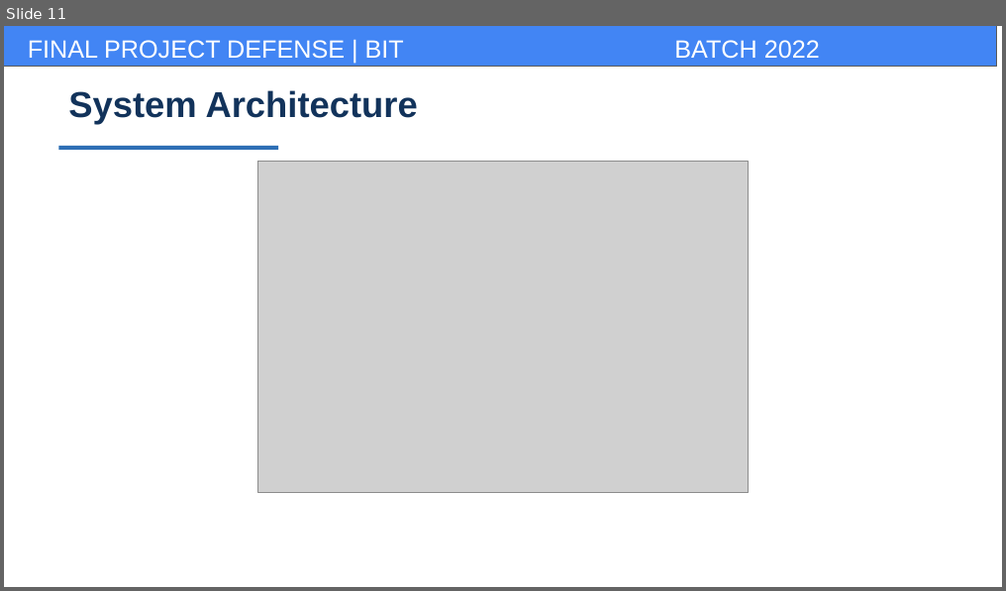
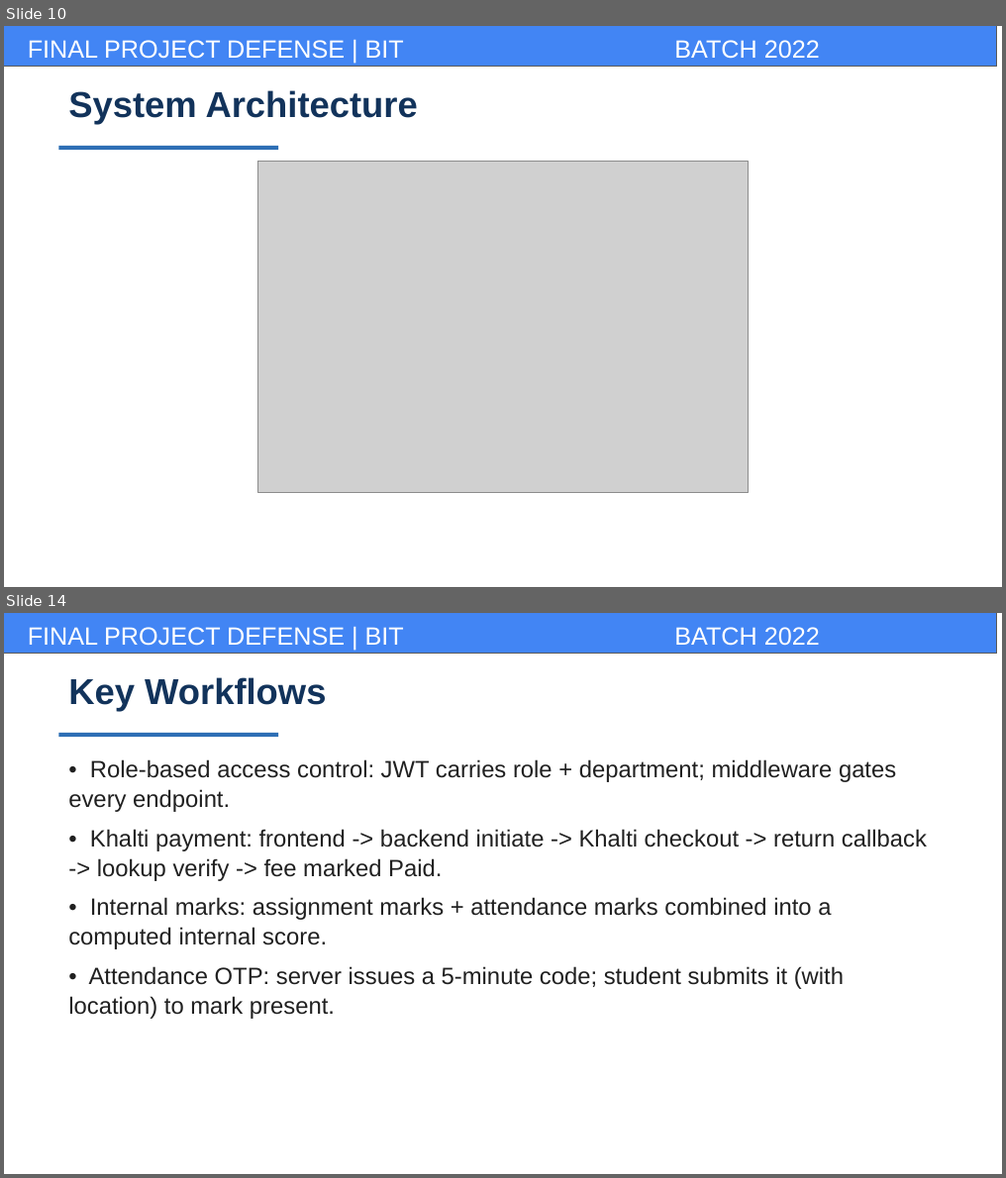
Before and after one commit to BhupendraMalla/CampuseEase, a slide deck: docs/report/campusease_presentation.pptx. Shown one above the other, each under a label of ours: slide 11 before the commit, slides 10 and 14 after it; the slides between them are not shown. The pictures are 1006x591 and 1006x1178 pixels, drawn with LibreOffice and Linux fonts; fonts in the diff are those of the drawing; grey boxes stand for pictures; background and template pictures are left out. Boxes give left, top, right and bottom in pixels: in the first picture for what was removed or moved away, otherwise in the second. Text is boxed around its words. In the diff, an @@ line names an element or a change of style, - is before the commit and + after.

```diff
--- a/docs/report/campusease_presentation.pptx
+++ b/docs/report/campusease_presentation.pptx
@@ slide 14 added at bbox=[4, 613, 1002, 1174], background #FFFFFF; not listed: 3 template elements that a slide beside it also shows @@
@@ text added at bbox=[68, 677, 326, 712], 26 pt, text #12335B, bold @@
+Key Workflows
@@ rectangle added at bbox=[58, 733, 278, 737], fill #2E6FB5 @@
@@ text added at bbox=[68, 760, 927, 1019], 17 pt, text #202020 @@
+• Role-based access control: JWT carries role + department; middleware gates every endpoint.
+• Khalti payment: frontend -> backend initiate -> Khalti checkout -> return callback -> lookup verify -> fee marked Paid.
+• Internal marks: assignment marks + attendance marks combined into a computed internal score.
+• Attendance OTP: server issues a 5-minute code; student submits it (with location) to mark present.
@@ what was slide 11 is now slide 10 @@
```
Also in this commit, not shown: 10 slides changed, 3 other slides added, 5 slides removed, 2 other files.
